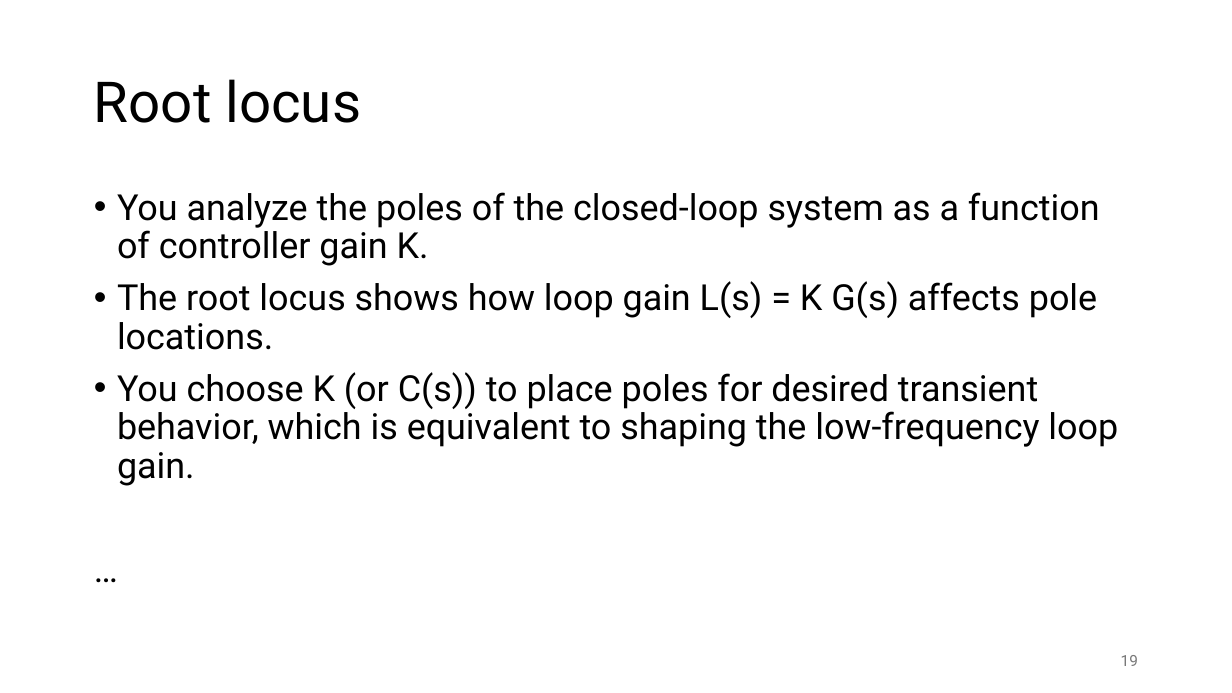
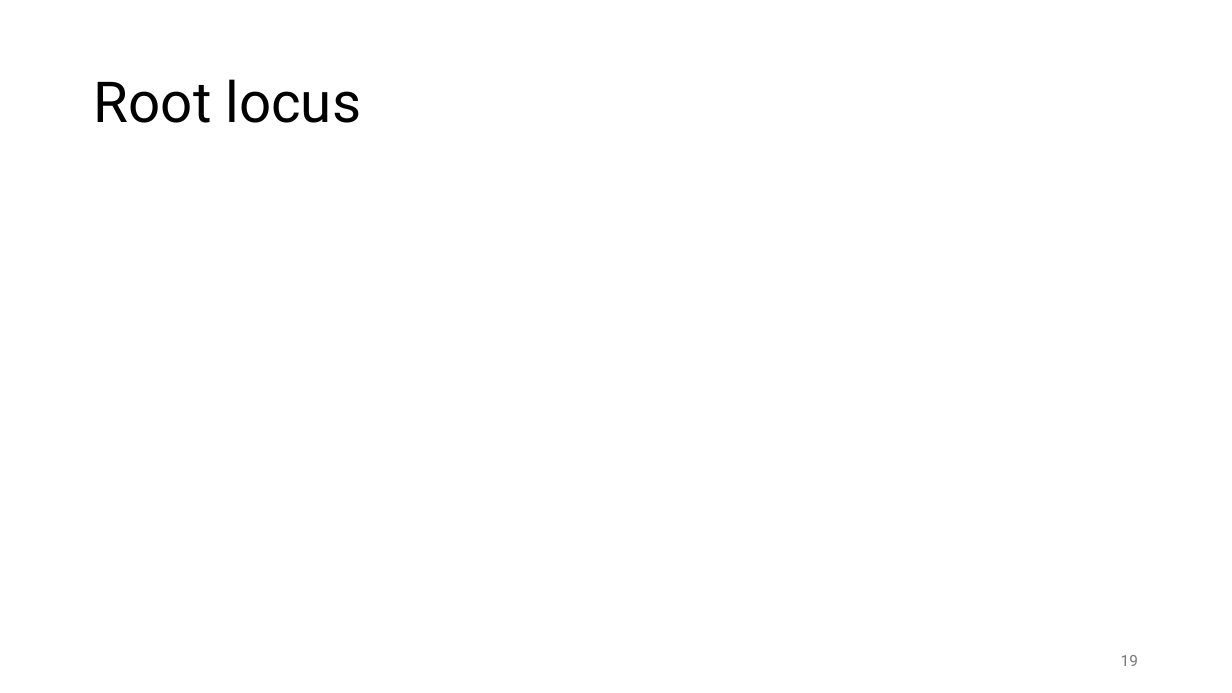
Before and after one commit to FelixWick/control_engineering, a slide deck: slide 19 of slides/5_controller_design.pptx. Drawn at 1232x693 pixels with LibreOffice and Linux fonts; fonts in the diff are those of the drawing; grey boxes stand for pictures. Boxes give left, top, right and bottom in pixels: in the first picture for what was removed or moved away, otherwise in the second. Text is boxed around its words. In the diff, an @@ line names an element or a change of style, - is before the commit and + after.

Commit message:
controller design slides

```diff
--- a/slides/5_controller_design.pptx
+++ b/slides/5_controller_design.pptx
@@ text removed at [117,192,1118,486] @@
-• You analyze the poles of the closed-loop system as a function of controller gain K.
-• The root locus shows how loop gain L(s) = K G(s) affects pole locations.
-• You choose K (or C(s)) to place poles for desired transient behavior, which is equivalent to shaping the low-frequency loop gain.
-…
```
Also in this commit, not shown: 7 other slides changed, 1 other file.
